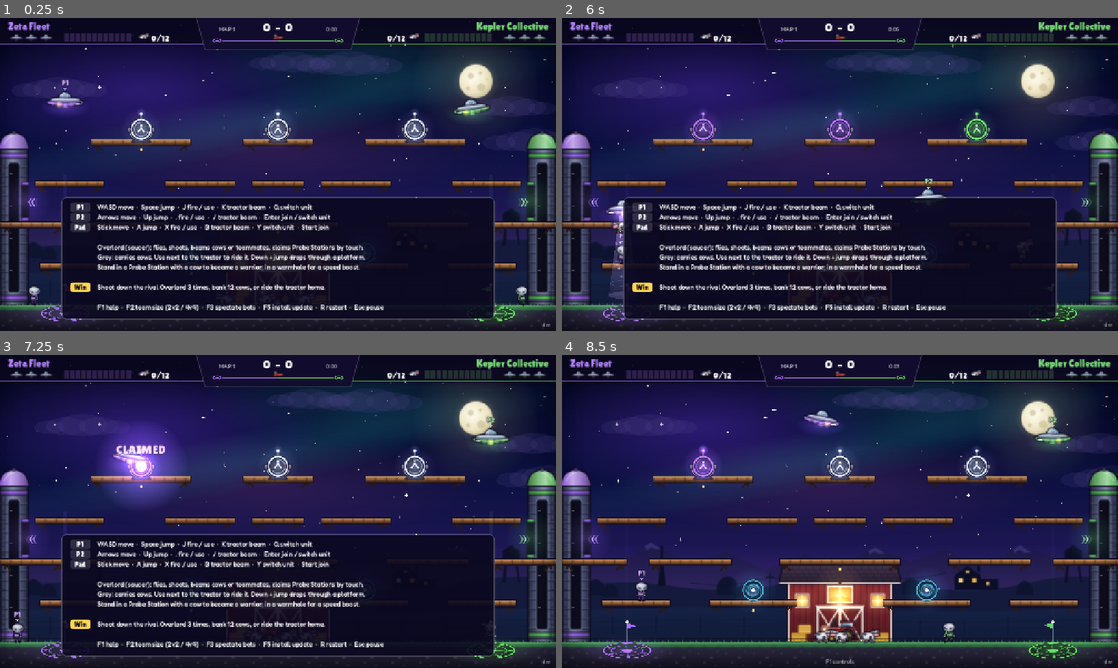
Above: before the commit, frames 1-4 (two rows, left to right).
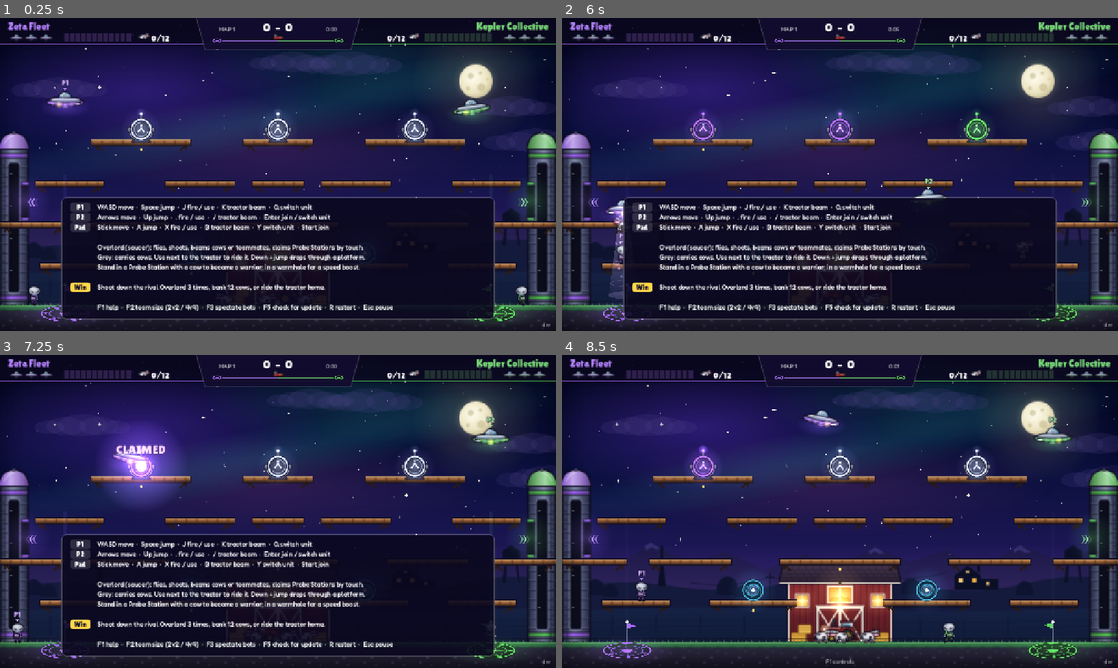
Above: after the commit, the same moments.

Repository: drewburr-labs/saucer-showdown
Game: Godot game, scene res://main.tscn
Two runs of this game, one before a commit and one after it. Both use one fixed random seed, a clock stepped at 60 frames per second and the inputs below.
Inputs:
- Up to frame 1 (0.25 s): no input
- Up to frame 2 (6 s): tap Enter at 0.5, 5.1 s; hold D 0.53-1.28 s; tap F at 0.6, 1.55, 2.1, 3.05, 3.8, 4.55, 5.3 s; tap Space at 0.77, 1.52, 3.02, 3.77, 4.52 s; hold S 1.28-2.03 s; tap J at 1.35 s; hold D 2.03-2.78 s; hold W 2.78-3.53 s; tap K at 2.85 s; hold A 3.53-5.03 s; tap G at 3.6 s; tap Q at 4.35 s; hold S 5.03-5.78 s; hold D from 5.78 s (still down); tap Keypad Enter at 5.85 s
- Up to frame 3 (7.25 s): tap Space at 6.02, 6.77 s; tap F at 6.05, 6.8 s; release D at 6.53 s; hold W from 6.53 s (still down); tap R at 6.6 s
- Up to frame 4 (8.5 s): release W at 7.28 s; hold D 7.28-8.03 s; tap F at 7.35, 8.3 s; tap Space at 7.52 s; hold S from 8.03 s (still down); tap J at 8.1 s

The runs differ from the first frame. In frame 1, 0.3% of the frame differs, in the area x 48-71%, y 91-94%; in frame 2, 0.4%, in the area x 8-71%, y 63-94%; in frame 3, 0.3%; in frame 4, nothing differs.

Commit message:
Updater: F5 checks for an update when none is pending, and says what it found
The update check only ran at startup and failed silently, so a game left
open across a release never offered it and F5 did nothing. F5 now asks
GitHub again and shows 'Checking...', 'You're up to date', or why it
couldn't check.

Diff:
--- a/scripts/update/updater.gd
+++ b/scripts/update/updater.gd
@@ -11,6 +11,8 @@
 ## The executable's name inside each platform's release zip.
 const EXE_NAMES := {"linux": "saucer-showdown.x86_64", "windows": "saucer-showdown.exe"}
 const EXEC_PERMISSIONS := 0x1ED # rwxr-xr-x
+## How long a one-off message ("You're up to date") stays on screen.
+const NOTE_MS := 5000
 
 enum State { OFF, CHECKING, IDLE, AVAILABLE, DOWNLOADING, INSTALLING, FAILED }
 
@@ -23,6 +25,9 @@
 
 var _asset := {} # the release asset for this platform
 var _auto := false
+var _manual := false # the current check was asked for with F5
+var _note := ""
+var _note_until := 0
 var _http: HTTPRequest
 
 
@@ -55,6 +60,9 @@
 	var headers := ["Accept: application/vnd.github+json", "User-Agent: SaucerShowdown/%s" % version]
 	if _http.request(feed_url, headers) != OK:
 		state = State.IDLE
+		if _manual:
+			_manual = false
+			_say("Couldn't start the update check")
 
 
 ## Download and install the release found by check(). After a failure, open
@@ -62,6 +70,14 @@
 func install() -> void:
 	if state == State.FAILED:
 		OS.shell_open(page_url)
+		return
+	if state == State.OFF or state == State.IDLE:
+		# Nothing known to install: F5 asks GitHub again and says what it found.
+		if not enabled():
+			_say("Updates are off in this build (version %s)" % version)
+		else:
+			_manual = true
+			check()
 		return
 	if state != State.AVAILABLE:
 		return
@@ -90,6 +106,11 @@
 
 ## One line for the HUD; empty when there is nothing to say.
 func status_text() -> String:
+	if state == State.CHECKING and _manual:
+		return "Checking for updates…"
+	if _note != "" and Time.get_ticks_msec() < _note_until and state != State.AVAILABLE \
+			and state != State.DOWNLOADING and state != State.INSTALLING and state != State.FAILED:
+		return _note
 	match state:
 		State.AVAILABLE:
 			return "Update %s is available  ·  F5 to install" % latest
@@ -176,15 +197,24 @@
 
 func _on_checked(result: int, code: int, body: PackedByteArray) -> void:
 	state = State.IDLE
+	var manual := _manual
+	_manual = false
 	if result != HTTPRequest.RESULT_SUCCESS or code != 200:
 		print("Update check failed (result %d, HTTP %d)." % [result, code])
+		if manual:
+			_say("Couldn't check for updates (%s)" % (
+					"HTTP %d" % code if result == HTTPRequest.RESULT_SUCCESS else "no connection"))
 		return
 	var data = JSON.parse_string(body.get_string_from_utf8())
 	if not data is Dictionary or not data.has("tag_name"):
 		print("Update check failed: unexpected reply.")
+		if manual:
+			_say("Couldn't check for updates (unexpected reply)")
 		return
 	latest = str(data["tag_name"])
 	if not is_newer(latest, version):
+		if manual:
+			_say("You're up to date (%s)" % version)
 		return
 	page_url = str(data.get("html_url", page_url))
 	var assets = data.get("assets", [])
@@ -213,6 +243,12 @@
 		_fail(err)
 		return
 	get_tree().quit()
+
+
+func _say(text: String) -> void:
+	_note = text
+	_note_until = Time.get_ticks_msec() + NOTE_MS
+	print(text)
 
 
 func _fail(why: String) -> void:
--- a/scripts/view/hud.gd
+++ b/scripts/view/hud.gd
@@ -21,7 +21,7 @@
 	["", ""],
 	["Win", "Shoot down the rival Overlord 3 times, bank 12 cows, or ride the tractor home."],
 	["", ""],
-	["", "F1 help  ·  F2 team size (2v2 / 4v4)  ·  F3 spectate bots  ·  F5 install update  ·  R restart  ·  Esc pause"],
+	["", "F1 help  ·  F2 team size (2v2 / 4v4)  ·  F3 spectate bots  ·  F5 check for update  ·  R restart  ·  Esc pause"],
 ]
 
 var game # Main
